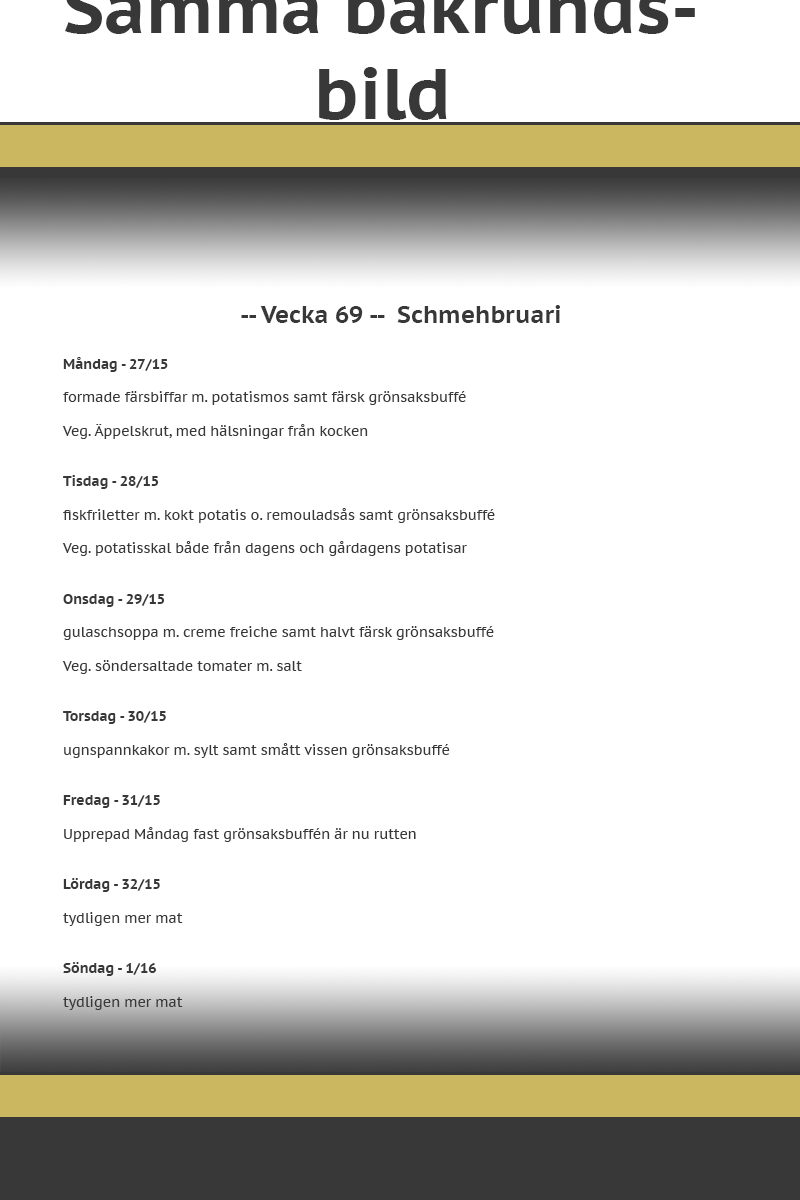
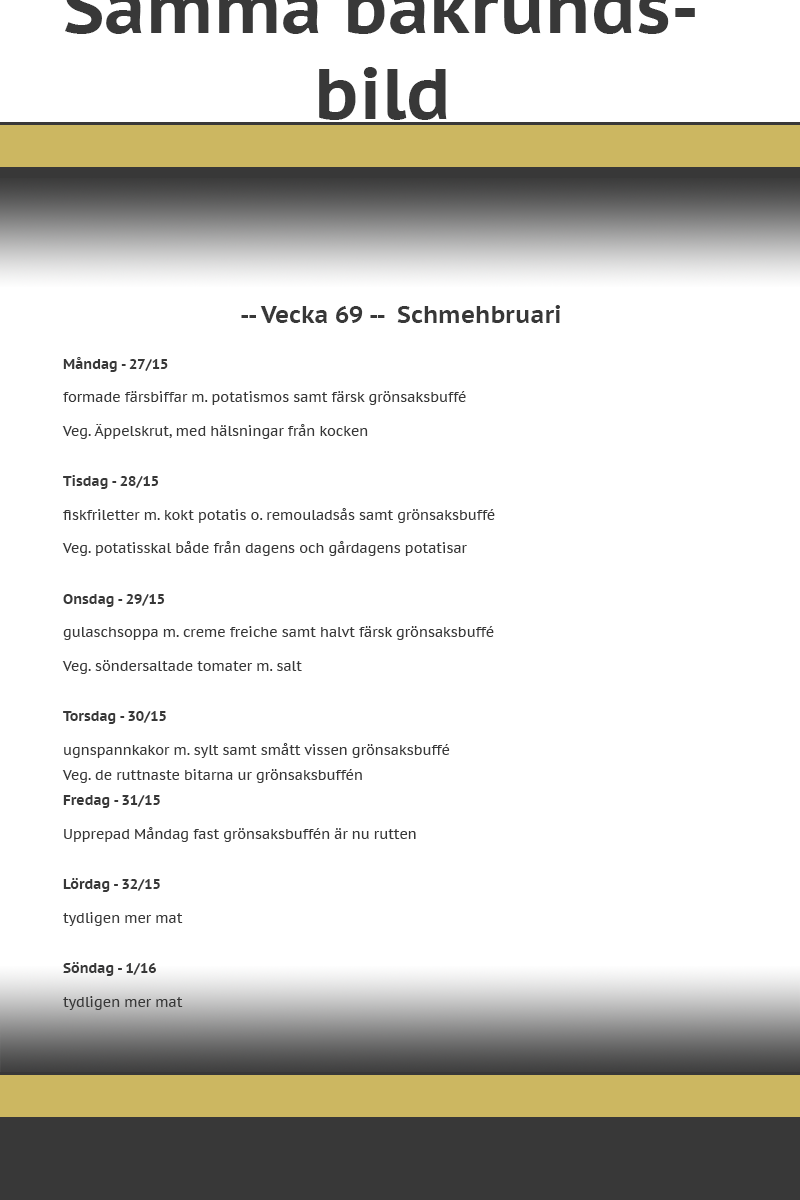
Before/after of a w=800, h=1200 layered artwork. What changed in the layer stack:
added layer "Veg. de ruttnaste bitarna ur grönsaksbuffén" above "-- Vecka 69 -- Schmehbruari Måndag - 27/15 formade färsbiff" over (62, 769, 362, 783)
